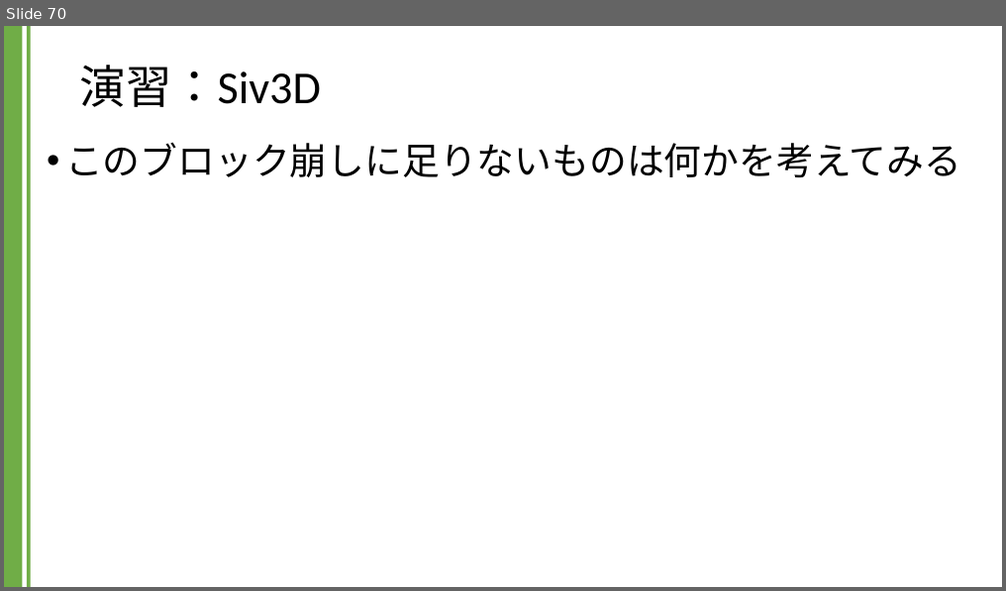
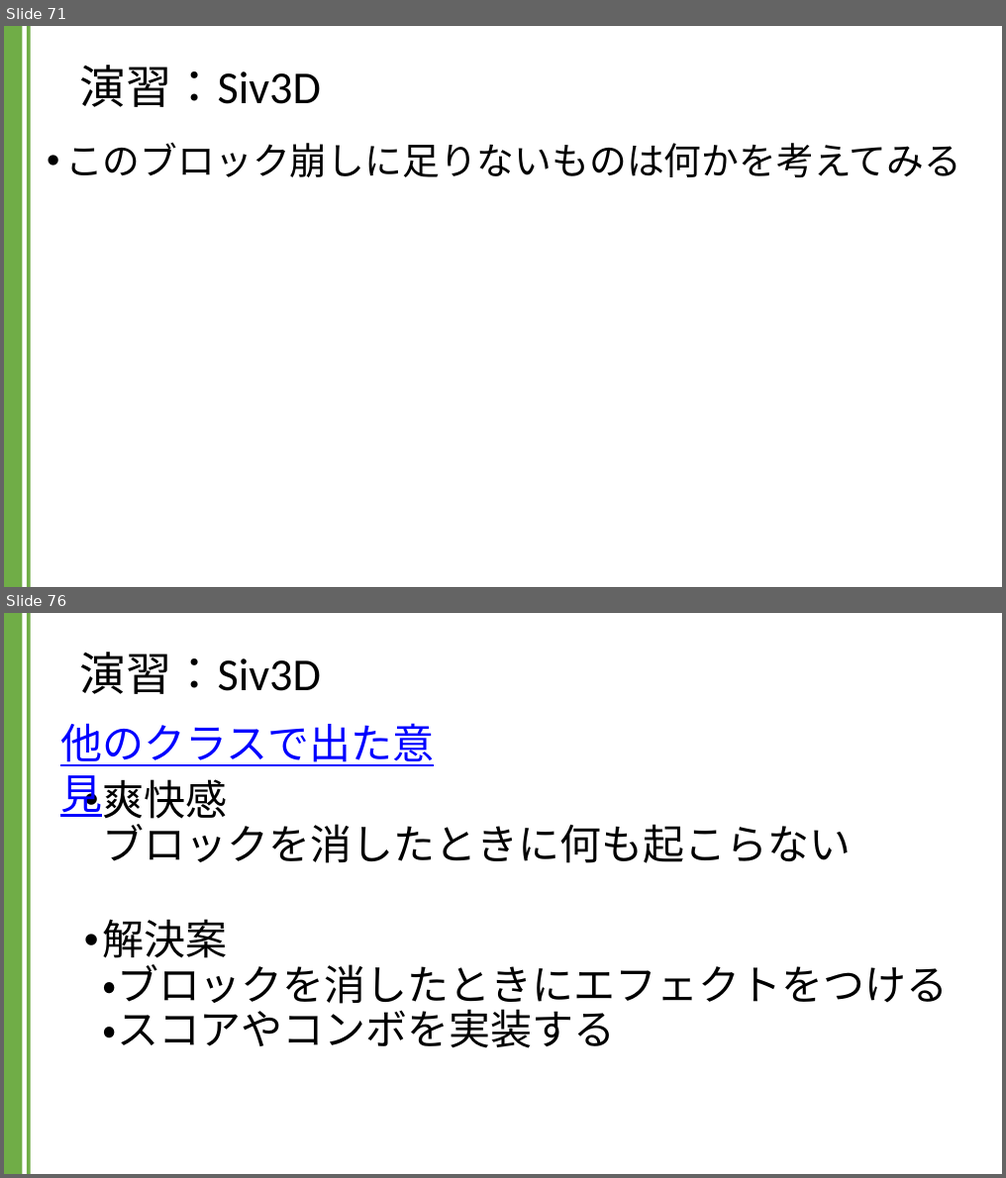
Before and after one commit to kic-murata/cpp2024, a slide deck: 授業資料/演習課題：Siv3D.pptx. Shown one above the other, each under a label of ours: slide 70 before the commit, slides 71 and 76 after it; the slides between them are not shown. The pictures are 1006x591 and 1006x1178 pixels, drawn with LibreOffice and Linux fonts; fonts in the diff are those of the drawing; background and template pictures are left out. Boxes give left, top, right and bottom in pixels: in the first picture for what was removed or moved away, otherwise in the second. Text is boxed around its words. In the diff, an @@ line names an element or a change of style, - is before the commit and + after.

```diff
--- a/授業資料/演習課題：Siv3D.pptx
+++ b/授業資料/演習課題：Siv3D.pptx
@@ slide 76 added at [4,613,1002,1174], background #FFFFFF; not listed: 2 template elements that a slide beside it also shows @@
@@ title added at [80,652,321,694], 44 pt, text #000000 @@
+演習：Siv3D
@@ text added at [60,723,434,766], 40 pt, text #0000FF, underline @@
+他のクラスで出た意見
@@ text added at [103,779,947,1049], 40 pt, text #000000 @@
+  • 爽快感
+    ブロックを消したときに何も起こらない
+  • 解決案
+    ・ブロックを消したときにエフェクトをつける
+    ・スコアやコンボを実装する
@@ what was slide 70 is now slide 71 @@
```
Also in this commit, not shown: 7 slides changed, 11 other slides added.
